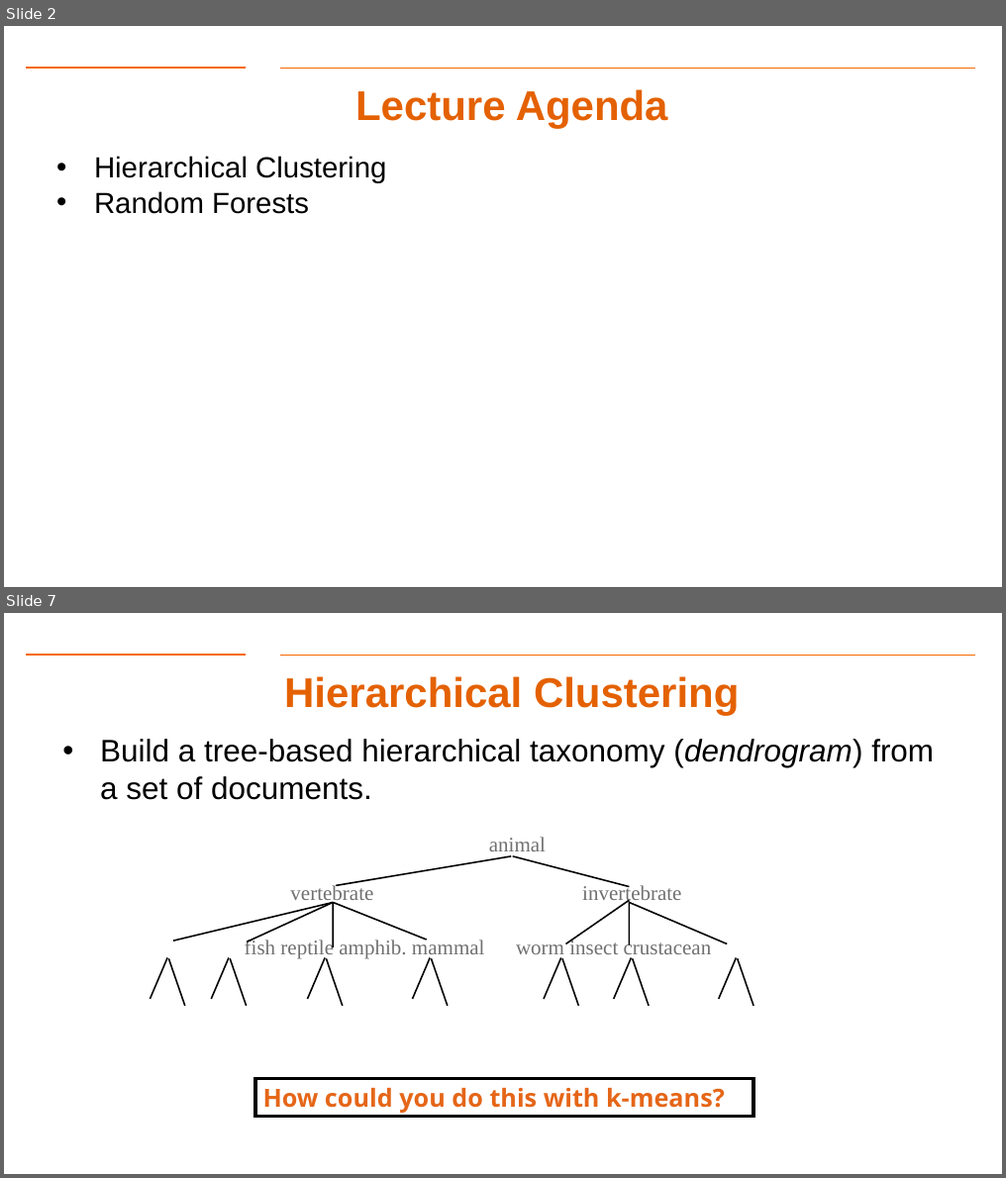
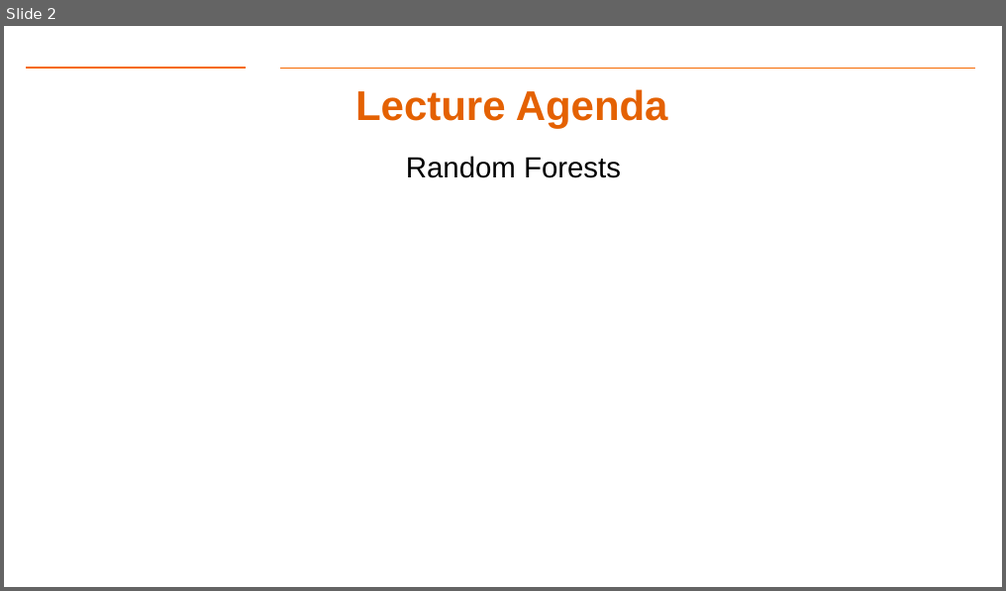
Before and after one commit to gk5951/RIT-DSCI-633-FDS, a slide deck: Syllabus/Lecture11/Lec11.pptx. Shown one above the other, each under a label of ours: slides 2 and 7 before the commit, slide 2 after it; the slides between them are not shown. The pictures are 1006x1178 and 1006x591 pixels, drawn with LibreOffice and Linux fonts; fonts in the diff are those of the drawing; background and template pictures are left out. Boxes give left, top, right and bottom in pixels: in the first picture for what was removed or moved away, otherwise in the second. Text is boxed around its words. In the diff, an @@ line names an element or a change of style, - is before the commit and + after.

```diff
--- a/Syllabus/Lecture11/Lec11.pptx
+++ b/Syllabus/Lecture11/Lec11.pptx
@@ slide 7 removed at (x1=4, y1=613, x2=1002, y2=1174), background #FFFFFF; not listed: 2 template elements that a slide beside it also shows @@
@@ title removed at (x1=284, y1=676, x2=739, y2=715) @@
-Hierarchical Clustering
@@ text removed at (x1=100, y1=739, x2=934, y2=800) @@
-• Build a tree-based hierarchical taxonomy (dendrogram) from a set of documents.
@@ group removed at (x1=150, y1=837, x2=753, y2=1006): 23 lines, 4 texts @@
-animal
-vertebrate
-fish reptile amphib. mammal worm insect crustacean
-invertebrate
@@ rectangle removed at (x1=255, y1=1078, x2=753, y2=1116) @@
-How could you do this with k-means?
@@ slide 2 changed as well @@
@@ text "Random Forests" at (x1=406, y1=156, x2=621, y2=178): bullet • to none @@
@@ text at (x1=94, y1=156, x2=386, y2=183): paragraph removed @@
-• Hierarchical Clustering
```
Also in this commit, not shown: 2 other slides changed, 7 slides added, 14 other slides removed, 7 other files.
